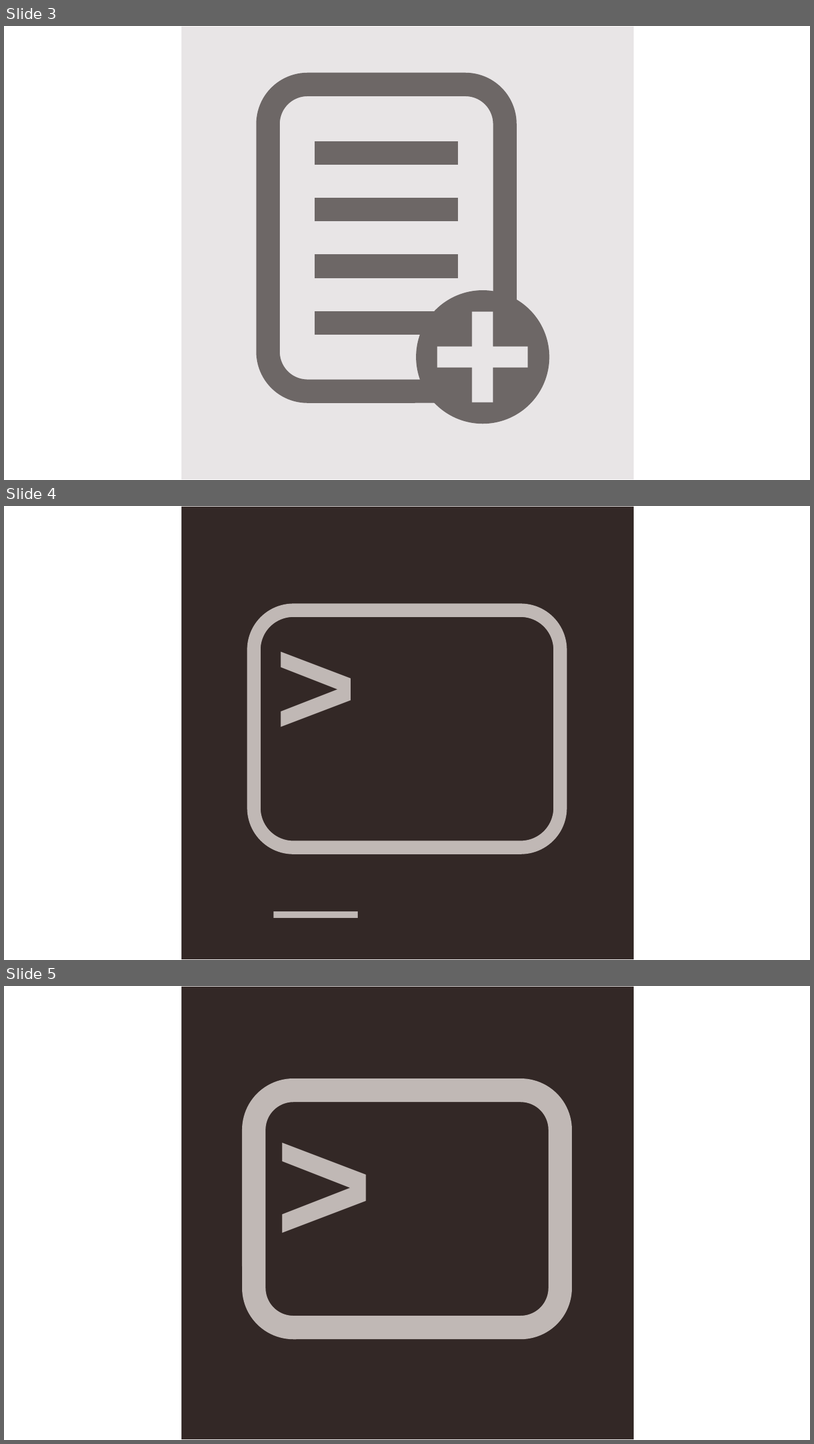
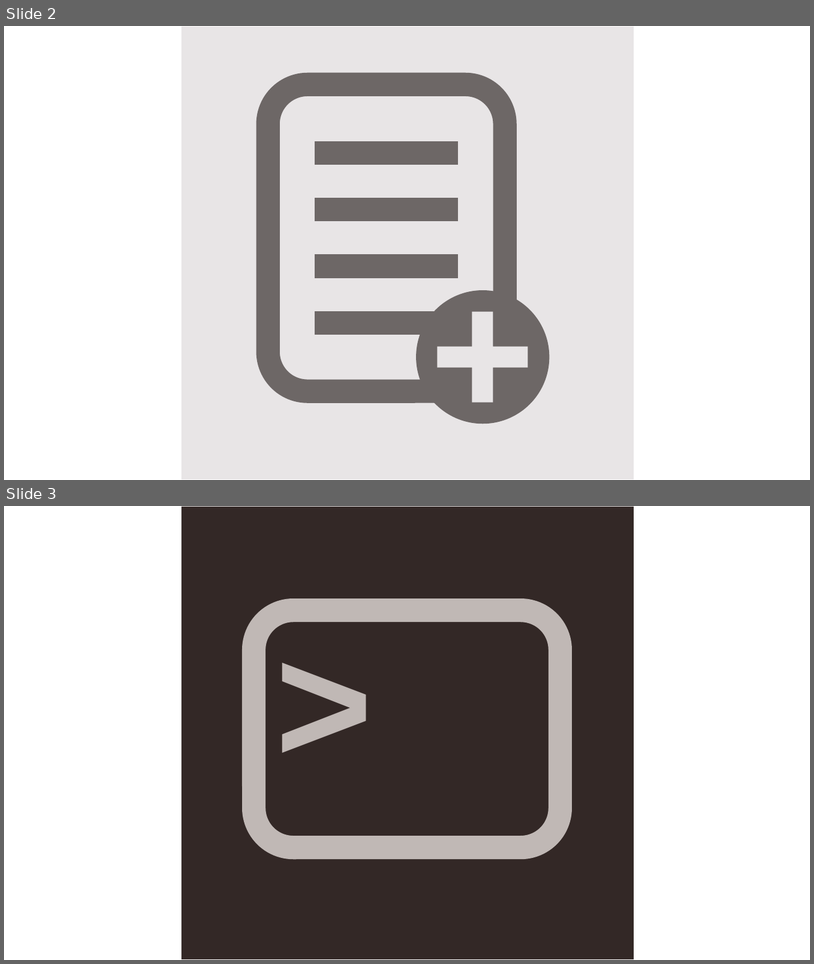
Before and after one commit to n-ando/FinderTools, a slide deck: icon.pptx. Shown one above the other, each under a label of ours: slides 3, 4 and 5 before the commit, slides 2 and 3 after it. The pictures are 814x1444 and 814x964 pixels, drawn with LibreOffice and Linux fonts; fonts in the diff are those of the drawing. Boxes give left, top, right and bottom in pixels: in the first picture for what was removed or moved away, otherwise in the second. Text is boxed around its words. In the diff, an @@ line names an element or a change of style, - is before the commit and + after.

```diff
--- a/icon.pptx
+++ b/icon.pptx
@@ slide 4 removed at bbox=[4, 506, 810, 960], background #FFFFFF @@
@@ rectangle removed at bbox=[182, 507, 635, 959] @@
@@ text removed at bbox=[269, 593, 435, 768] @@
->_
@@ rounded rectangle removed at bbox=[254, 610, 561, 847] @@
@@ what was slide 3 is now slide 2 @@
@@ what was slide 5 is now slide 3 @@
```
Also in this commit, not shown: 3 slides added, 3 other slides removed.
